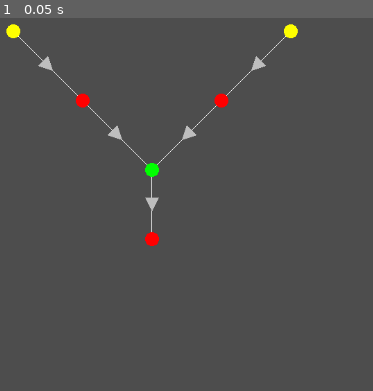
Above: before the commit, frame 1.
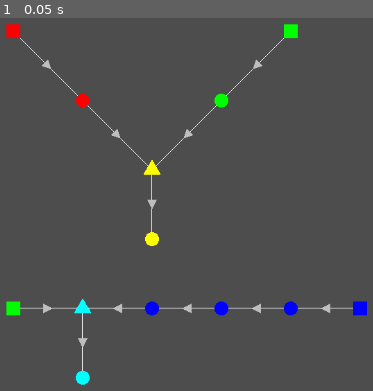
Above: after the commit, the same moment.

Repository: FergusonAJ/ludum_dare_53
Game: Godot game, scene res://test_scene.tscn
The game is run twice, just before and just after one commit, with the same random seed, the same clock (stepped at 60 frames per second) and the same inputs.
Inputs:
- Up to frame 1 (0.05 s): no input

The runs differ from the first frame. In frame 1, 2.3% of the frame differs, in the area x 1-99%, y 1-99%.

Commit message:
Add coloring

Diff:
--- a/data_load.gd
+++ b/data_load.gd
@@ -42,6 +42,16 @@
 func clear():
 	energy_charges.clear()
 
+func get_color():
+	var color = Color.BLACK
+	if EnergyCharge.ChargeType.RED in energy_charges.keys():
+		color.r = 1.0
+	if EnergyCharge.ChargeType.GREEN in energy_charges.keys():
+		color.g = 1.0
+	if EnergyCharge.ChargeType.BLUE in energy_charges.keys():
+		color.b = 1.0
+	return color
+
 func make_copy():
 	var new_copy = DataLoad.new()
 	new_copy.energy_charges = {}
--- a/graph_component.gd
+++ b/graph_component.gd
@@ -4,7 +4,7 @@
 var id = -1
 var pos = Vector2(0,0)
 var type = GraphManager.NodeType.GENERIC
-var color = Color.RED
+var color = Color.BLACK
 var current_load = DataLoad.new()
 
 func _init(_id = -1, _pos = Vector2(0,0)):
@@ -32,3 +32,4 @@
 	print('Generic receive_load:', new_load)
 	current_load = new_load.make_copy()
 	print(current_load)
+	color = current_load.get_color()
--- a/graph_component_generator.gd
+++ b/graph_component_generator.gd
@@ -1,11 +1,19 @@
 class_name GraphComponent_Generator extends GraphComponent
 
 var gen_load = DataLoad.new()
+var rect = Rect2()
 
 # Called when the node enters the scene tree for the first time.
 func _ready():
 	type = GraphManager.NodeType.GENERATOR
 	color = Color.YELLOW
+	var side_length = 20
+	rect.position = pos - Vector2(side_length / 2, side_length / 2)
+	rect.size = Vector2(side_length, side_length)
+
+func add_load(type, phase):
+	gen_load.create_charge(type, phase)
+	color = gen_load.get_color()
 
 # Called every frame. 'delta' is the elapsed time since the previous frame.
 func _process(delta):
@@ -18,3 +26,6 @@
 
 func receive_load(new_load):
 	pass
+
+func _draw():
+	draw_rect(rect, color)
--- a/graph_component_junction.gd
+++ b/graph_component_junction.gd
@@ -4,11 +4,16 @@
 
 enum JunctionType {COMBINER, SPLITTER}
 var junction_type = JunctionType.SPLITTER
+var points = PackedVector2Array()
 
 # Called when the node enters the scene tree for the first time.
 func _ready():
 	type = GraphManager.NodeType.JUNCTION
 	color = Color.GREEN
+	var radius = 15
+	points.push_back(pos + Vector2.UP * radius)
+	points.push_back(pos + Vector2.UP * radius * sin(210 * PI / 180) + Vector2.RIGHT * radius * cos(210 * PI / 180))
+	points.push_back(pos + Vector2.UP * radius * sin(-30 * PI / 180) + Vector2.RIGHT * radius * cos(-30 * PI / 180))
 
 # Called every frame. 'delta' is the elapsed time since the previous frame.
 func _process(delta):
@@ -19,3 +24,7 @@
 
 func receive_load(new_load):
 	current_load.add(new_load)
+	color = current_load.get_color()
+
+func _draw():
+	draw_colored_polygon(points, color)
--- a/graph_manager.gd
+++ b/graph_manager.gd
@@ -38,7 +38,7 @@
 
 # Called every frame. 'delta' is the elapsed time since the previous frame.
 func _process(delta):
-	pass
+	_draw()
 
 # Draw edges and possibly arrows to indicate direction
 func draw_connections():
@@ -62,10 +62,12 @@
 			var midpoint = (node_a.pos + node_b.pos) / 2
 			var dir = node_a.pos.direction_to(node_b.pos)
 			var ortho = dir.orthogonal()
-			arrow_points_vec.push_back(midpoint + dir * 10)
-			arrow_points_vec.push_back(midpoint - (dir * 10) + ortho * 10)
-			arrow_points_vec.push_back(midpoint - (dir * 10) - ortho * 10)
+			var arrow_size = 7
+			arrow_points_vec.push_back(midpoint + dir * arrow_size)
+			arrow_points_vec.push_back(midpoint - (dir * arrow_size) + ortho * arrow_size)
+			arrow_points_vec.push_back(midpoint - (dir * arrow_size) - ortho * arrow_size)
 			draw_polygon(arrow_points_vec, PackedColorArray([Color.GRAY]))
+
 
 # Render the connections of the graph
 func _draw():
@@ -82,7 +84,6 @@
 
 # Pass information through the graph
 func process_graph():
-
 	directed_adjacency_list = {}
 	reversed_adjacency_list = {}
 	var visited_list = []
--- a/test_scene.gd
+++ b/test_scene.gd
@@ -6,11 +6,11 @@
 func _ready():
 	graph_manager = get_node("GraphManager")
 
-	graph_manager.add_component(GraphManager.NodeType.GENERATOR, 100, 100).gen_load.create_charge(EnergyCharge.ChargeType.RED, 1)
+	graph_manager.add_component(GraphManager.NodeType.GENERATOR, 100, 100).add_load(EnergyCharge.ChargeType.RED, 1)
 	graph_manager.add_component(GraphManager.NodeType.GENERIC, 200, 200)
 	graph_manager.add_component(GraphManager.NodeType.JUNCTION, 300, 300).input_edge_list = [1, 3]
 	graph_manager.add_component(GraphManager.NodeType.GENERIC, 400, 200)
-	graph_manager.add_component(GraphManager.NodeType.GENERATOR, 500, 100).gen_load.create_charge(EnergyCharge.ChargeType.GREEN, 2)
+	graph_manager.add_component(GraphManager.NodeType.GENERATOR, 500, 100).add_load(EnergyCharge.ChargeType.GREEN, 2)
 	graph_manager.add_component(GraphManager.NodeType.GENERIC, 300, 400)
 
 	graph_manager.add_connection(0, 1)
@@ -19,30 +19,28 @@
 	graph_manager.add_connection(3, 4)
 	graph_manager.add_connection(2, 5)
 
+	# New start index = 6
+	graph_manager.add_component(GraphManager.NodeType.GENERATOR, 100, 500).add_load(EnergyCharge.ChargeType.GREEN, 1)
+	graph_manager.add_component(GraphManager.NodeType.JUNCTION, 200, 500).input_edge_list = [6, 8]
+	graph_manager.add_component(GraphManager.NodeType.GENERIC, 300, 500)
+	graph_manager.add_component(GraphManager.NodeType.GENERIC, 400, 500)
+	graph_manager.add_component(GraphManager.NodeType.GENERIC, 500, 500)
+	graph_manager.add_component(GraphManager.NodeType.GENERATOR, 600, 500).add_load(EnergyCharge.ChargeType.BLUE, 3)
+	graph_manager.add_component(GraphManager.NodeType.GENERIC, 200, 600)
+
+	graph_manager.add_connection(6, 7)
+	graph_manager.add_connection(7, 8)
+	graph_manager.add_connection(8, 9)
+	graph_manager.add_connection(9, 10)
+	graph_manager.add_connection(10, 11)
+	graph_manager.add_connection(7, 12)
+
 	graph_manager.process_graph()
 
 	print('Prior to for loop')
 	for i in range(6):
 		print('Node: ', i, ' Load:', graph_manager.node_map[i].process_load())
 
-	# New start index = 6
-	#graph_manager.add_component(GraphManager.NodeType.GENERATOR, 100, 500)
-	#junction = graph_manager.add_component(GraphManager.NodeType.JUNCTION, 200, 500)
-	#junction.input_edge_list = [6, 8]
-	#graph_manager.add_component(GraphManager.NodeType.GENERIC, 300, 500)
-	#graph_manager.add_component(GraphManager.NodeType.GENERIC, 400, 500)
-	#graph_manager.add_component(GraphManager.NodeType.GENERIC, 500, 500)
-	#graph_manager.add_component(GraphManager.NodeType.GENERATOR, 600, 500)
-	#graph_manager.add_component(GraphManager.NodeType.GENERIC, 200, 600)
-
-	#graph_manager.add_connection(6, 7)
-	#graph_manager.add_connection(7, 8)
-	#graph_manager.add_connection(8, 9)
-	#graph_manager.add_connection(9, 10)
-	#graph_manager.add_connection(10, 11)
-	#graph_manager.add_connection(7, 12)
-
-
 
 # Called every frame. 'delta' is the elapsed time since the previous frame.
 func _process(delta):
